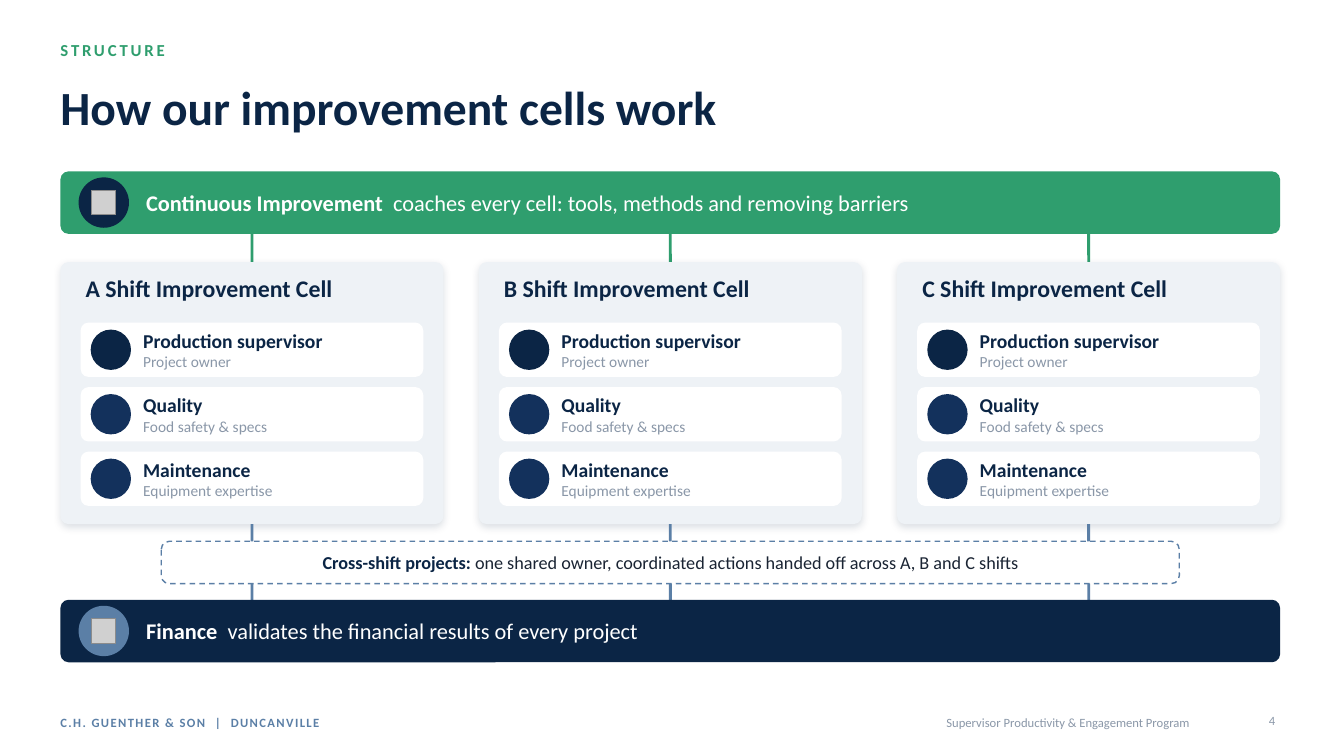
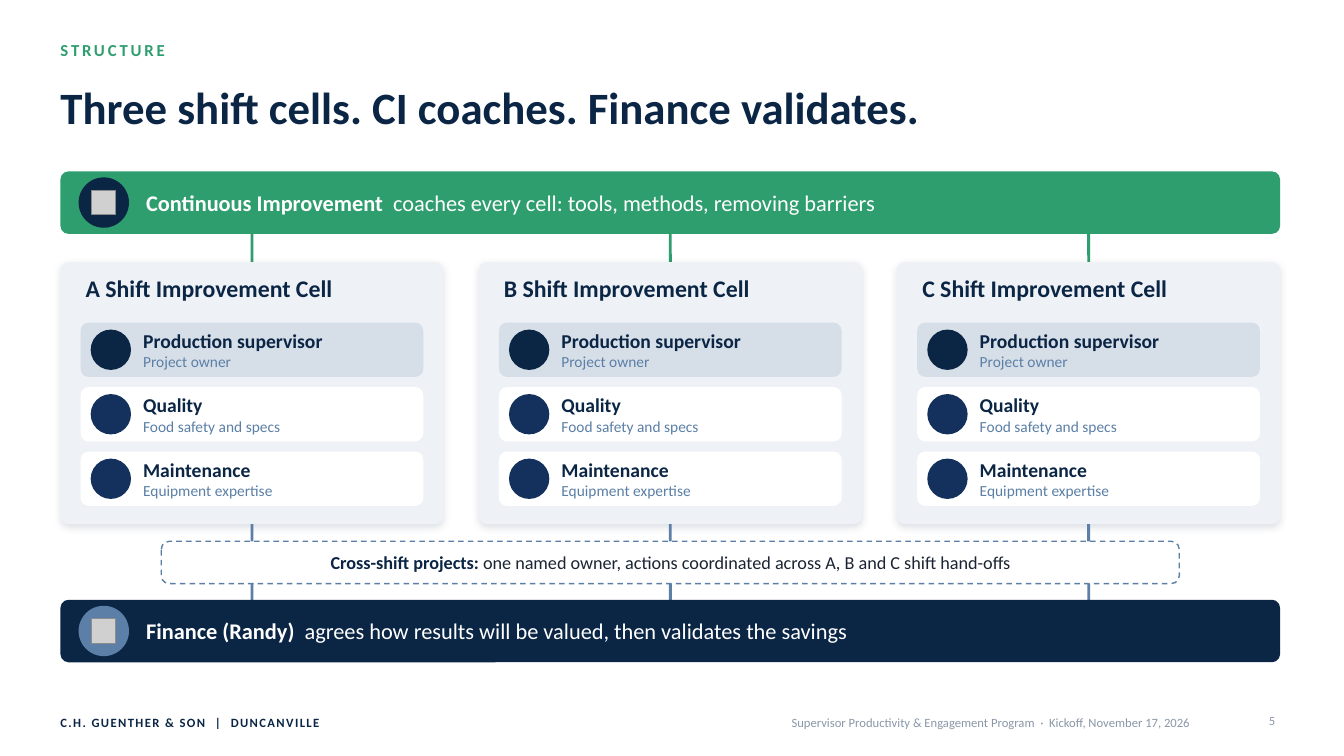
Before and after one commit to mabendeh/QMS_System1, a slide deck: slide 5 of presentations/CHG_Duncanville_Supervisor_Program/CHG_Duncanville_Supervisor_Productivity_Program_Kickoff.pptx (slide 4 before the commit). Drawn at 1344x756 pixels with LibreOffice and Linux fonts; fonts in the diff are those of the drawing; grey boxes stand for pictures; background and template pictures are left out. Boxes give left, top, right and bottom in pixels: in the first picture for what was removed or moved away, otherwise in the second. Text is boxed around its words. In the diff, an @@ line names an element or a change of style, - is before the commit and + after.

```diff
--- a/presentations/CHG_Duncanville_Supervisor_Program/CHG_Duncanville_Supervisor_Productivity_Program_Kickoff.pptx
+++ b/presentations/CHG_Duncanville_Supervisor_Program/CHG_Duncanville_Supervisor_Productivity_Program_Kickoff.pptx
@@ title at box(60, 92, 919, 125): text changed; size 34 to 32 pt @@
-How our improvement cells work
+Three shift cells. CI coaches. Finance validates.
@@ text at box(146, 195, 874, 215): text changed @@
-Continuous Improvement coaches every cell: tools, methods and removing barriers
+Continuous Improvement coaches every cell: tools, methods, removing barriers
@@ fill #FFFFFF to #D6DEE8 in 3 elements at box(499, 323, 842, 377), box(918, 323, 1260, 377), box(81, 323, 423, 377) @@
@@ text at box(143, 356, 231, 370): text colour #8A97A8 to #5B7FA6 in "Project owner" @@
@@ text at box(561, 356, 649, 370): text colour #8A97A8 to #5B7FA6 in "Project owner" @@
@@ text at box(980, 356, 1067, 370): text colour #8A97A8 to #5B7FA6 in "Project owner" @@
@@ text at box(143, 421, 280, 435): text changed; text colour #8A97A8 to #5B7FA6 @@
-Food safety & specs
+Food safety and specs
@@ text at box(561, 421, 698, 435): text changed; text colour #8A97A8 to #5B7FA6 @@
-Food safety & specs
+Food safety and specs
@@ text at box(980, 421, 1116, 435): text changed; text colour #8A97A8 to #5B7FA6 @@
-Food safety & specs
+Food safety and specs
@@ text at box(143, 485, 273, 499): text colour #8A97A8 to #5B7FA6 in "Equipment expertise" @@
@@ text at box(561, 485, 691, 499): text colour #8A97A8 to #5B7FA6 in "Equipment expertise" @@
@@ text at box(980, 485, 1110, 499): text colour #8A97A8 to #5B7FA6 in "Equipment expertise" @@
@@ text at box(331, 556, 1010, 572): text changed @@
-Cross-shift projects: one shared owner, coordinated actions handed off across A, B and C shifts
+Cross-shift projects: one named owner, actions coordinated across A, B and C shift hand-offs
@@ text at box(146, 622, 847, 643): text changed @@
-Finance validates the financial results of every project
+Finance (Randy) agrees how results will be valued, then validates the savings
@@ text "C.H. GUENTHER & SON | ..." at box(60, 718, 320, 727): text colour #5B7FA6 to #0B2545 @@
@@ text at box(792, 718, 1190, 729): text changed @@
-Supervisor Productivity & Engagement Program
+Supervisor Productivity & Engagement Program · Kickoff, November 17, 2026
@@ page number at box(1269, 717, 1275, 725): text changed @@
-4
+5
```
Also in this commit, not shown: 14 other slides changed, 9 slides added, 6 slides removed, 3 other files.
